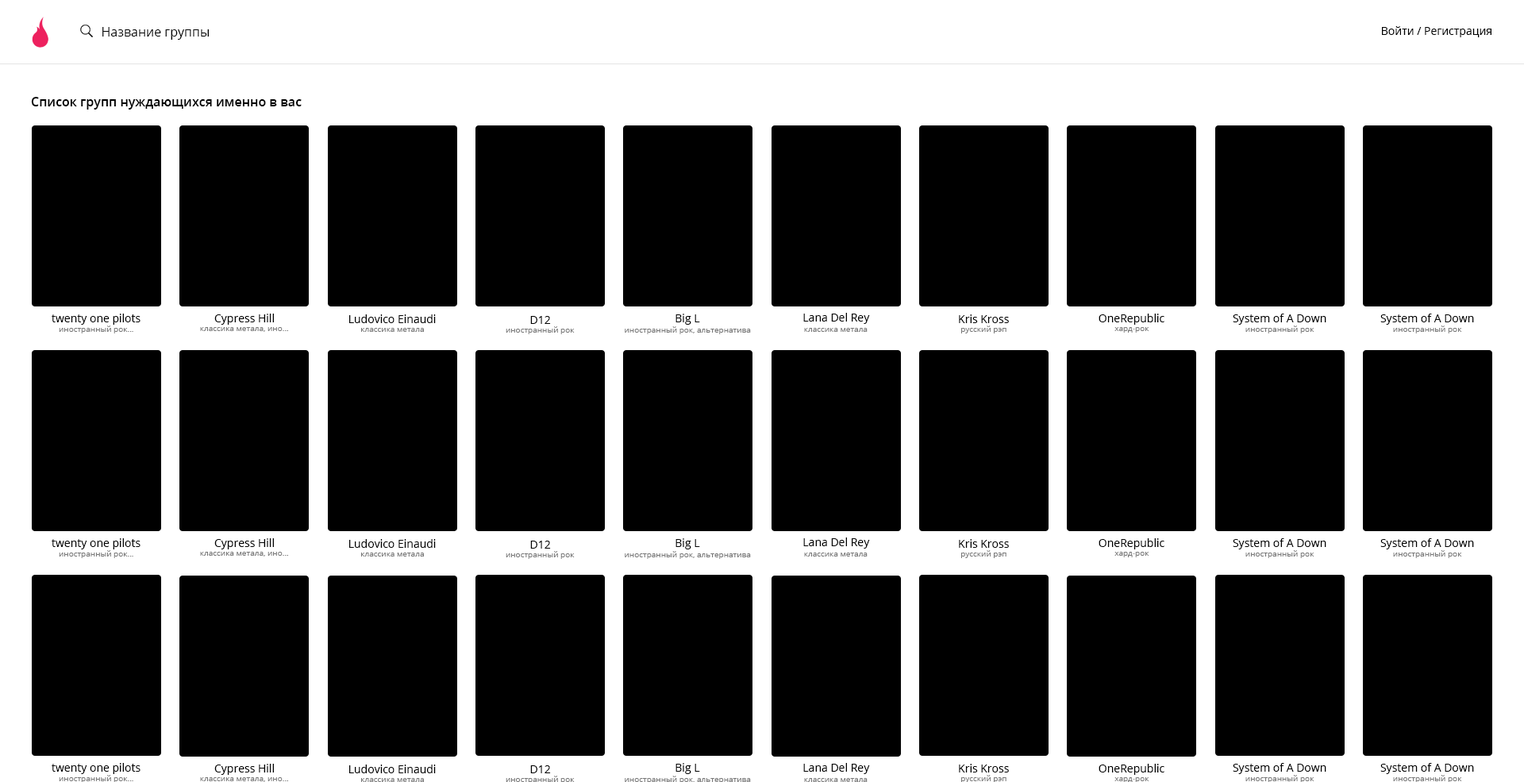
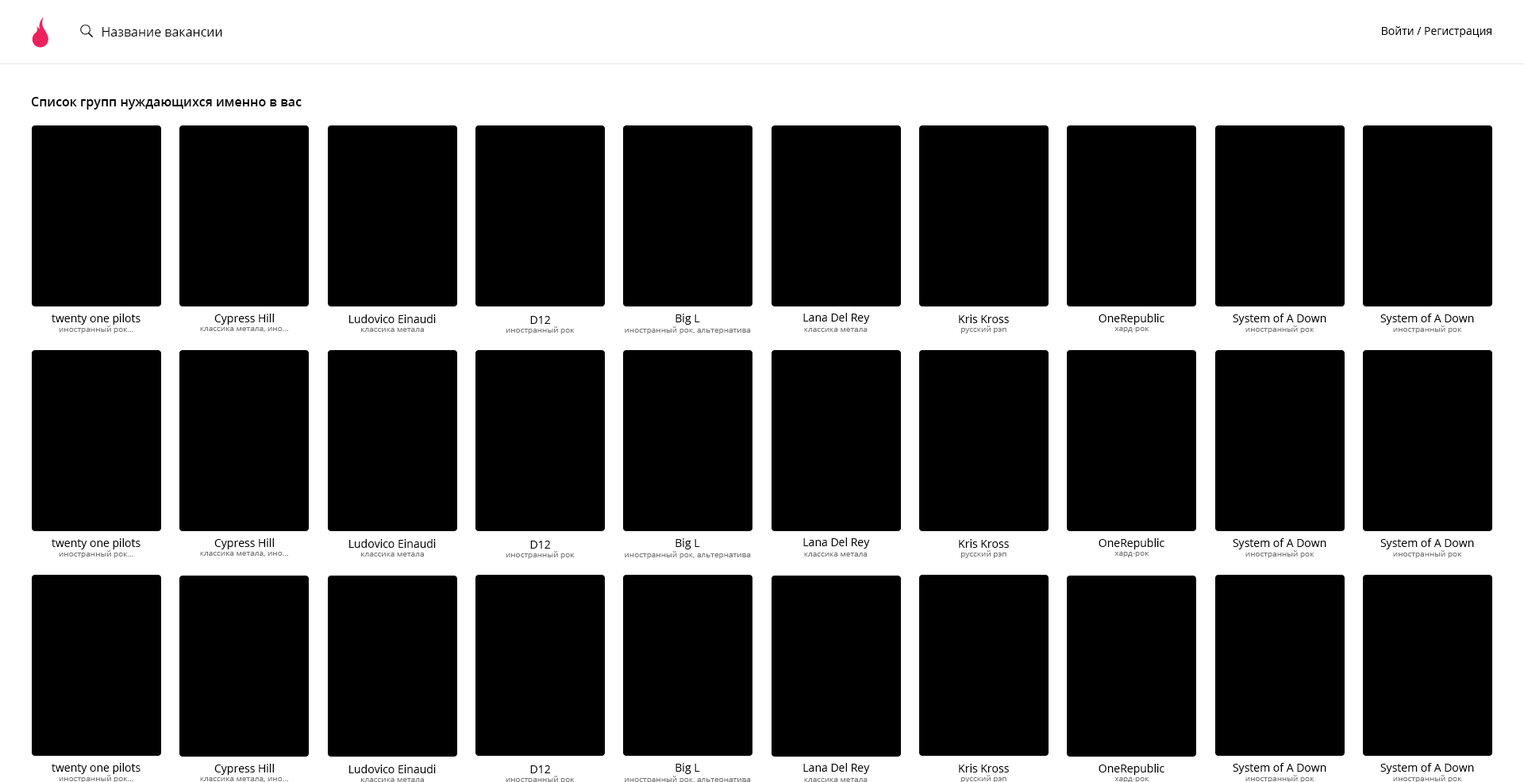
Layered file, before and after one edit (1524×782). Changes by layer:
renamed "Название группы" to "Название вакансии", painted on it over left=165, top=29, right=223, bottom=40
